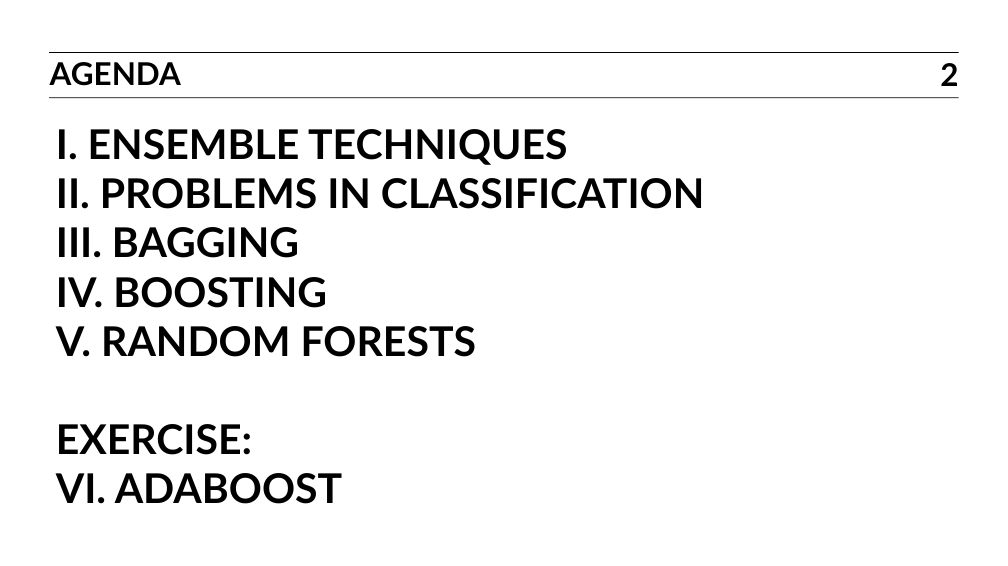
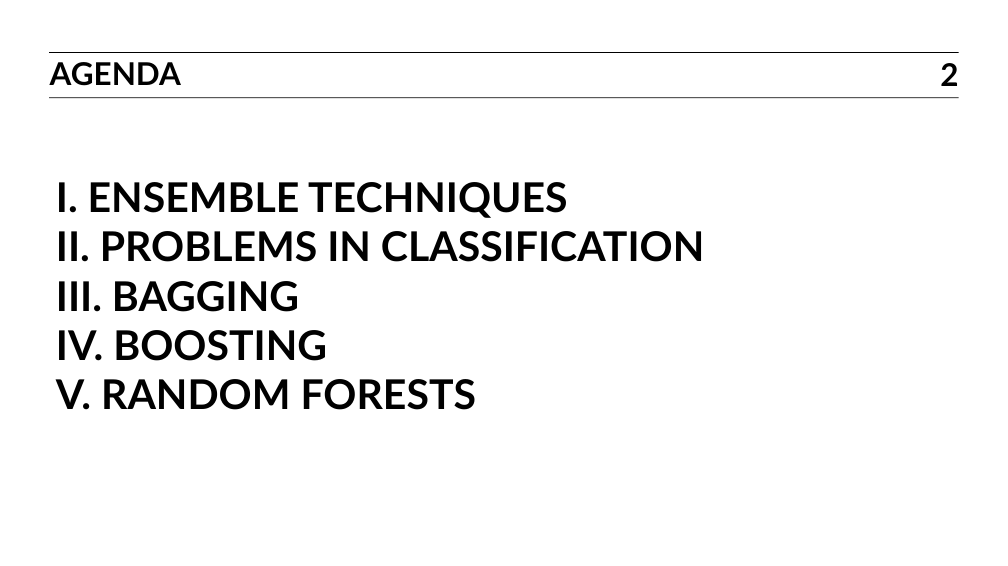
Before and after one commit to ajschumacher/gadsdc, a slide deck: slide 2 of 16-ensemble/slides.pptx. Drawn at 1008x566 pixels with LibreOffice and Linux fonts; fonts in the diff are those of the drawing. Boxes give left, top, right and bottom in pixels: in the first picture for what was removed or moved away, otherwise in the second. Text is boxed around its words. In the diff, an @@ line names an element or a change of style, - is before the commit and + after.

```diff
--- a/16-ensemble/slides.pptx
+++ b/16-ensemble/slides.pptx
@@ title at (x1=56, y1=182, x2=704, y2=410): text changed @@
-I. ENSEMBLE TECHNIQUES
-II. PROBLEMS IN CLASSIFICATION
-III. BAGGING
-IV. BOOSTING
-V. RANDOM FORESTS
-EXERCISE:
-VI. ADABOOST
+I. ENSEMBLE TECHNIQUES
+II. PROBLEMS IN CLASSIFICATION
+III. BAGGING
+IV. BOOSTING
+V. RANDOM FORESTS
```
Also in this commit, not shown: 3 other slides changed, 1 other file.
